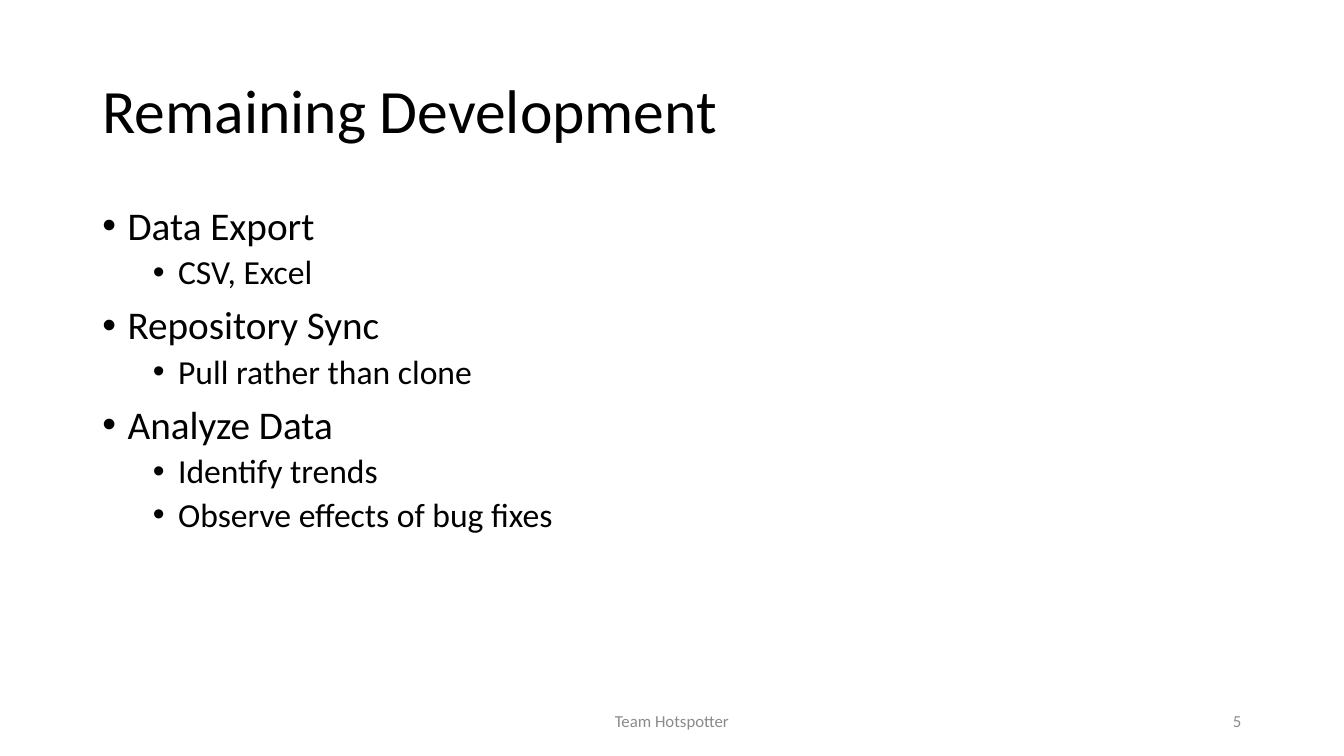
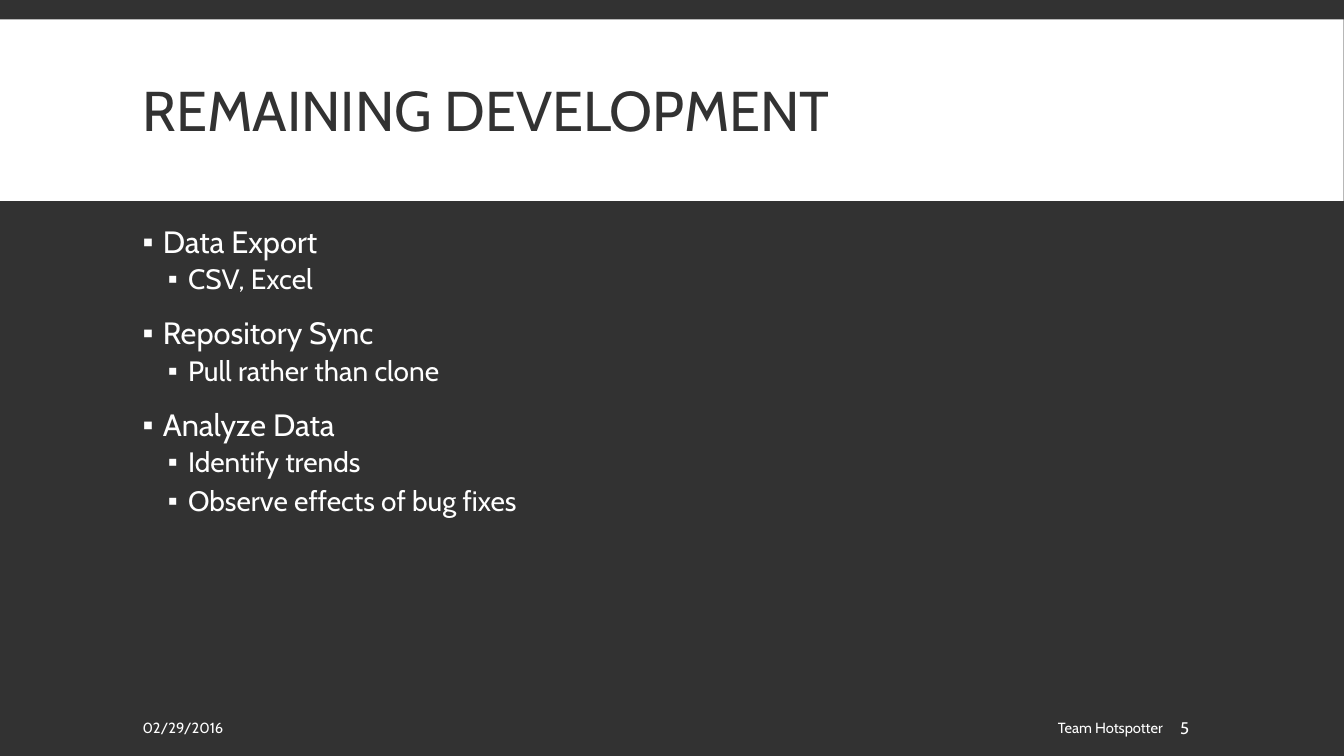
Before and after one commit to spesmit/hotspotter, a slide deck: slide 5 of Documentation/Presentations/Hotspotter Beta.pptx. Drawn at 1344x756 pixels with LibreOffice and Linux fonts; fonts in the diff are those of the drawing. Boxes give left, top, right and bottom in pixels: in the first picture for what was removed or moved away, otherwise in the second. Text is boxed around its words. In the diff, an @@ line names an element or a change of style, - is before the commit and + after.

Commit message:
added style

```diff
--- a/Documentation/Presentations/Hotspotter Beta.pptx
+++ b/Documentation/Presentations/Hotspotter Beta.pptx
@@ background #FFFFFF to #323232 @@
@@ rectangle added at box(0, 19, 1344, 201), fill #FFFFFF @@
@@ title at box(143, 91, 830, 132): text changed; size 44 to 40 pt; font Calibri to Cabin; text colour #000000 to #323232 @@
-Remaining Development
+REMAINING DEVELOPMENT
@@ text "Data Export": place and size @@
-text "Data Export" at box(128, 215, 552, 533)
+text "Data Export" at box(163, 231, 517, 518)
@@ text "Data Export" at box(163, 231, 517, 518): size 28 to 22 pt in "Data Export", "Repository Sync", "Analyze Data"; font Calibri to Cabin, text colour #000000 to #FFFFFF; size 24 to 20 pt in "CSV, Excel", "Pull rather than clone", "Identify trends", "Observe effects of bug fixes"; bullet • to ▪; more space between paragraphs @@
@@ text "Team Hotspotter": place and size @@
-text "Team Hotspotter" at box(615, 716, 729, 730)
+text "Team Hotspotter" at box(1058, 722, 1163, 737)
@@ text "Team Hotspotter" at box(1058, 722, 1163, 737): size 12 to 10.5 pt, font Calibri to Cabin, text colour #8C8C8C to #FFFFFF; alignment centre to right @@
@@ page number: place and size @@
-page number at box(1233, 716, 1241, 727)
+page number at box(1180, 722, 1189, 734)
@@ page number at box(1180, 722, 1189, 734): font Calibri to Cabin, text colour #8C8C8C to #FFFFFF; alignment right to left @@
@@ text added at box(143, 722, 224, 735), 10.5 pt, text #FFFFFF @@
+02/29/2016
```
Also in this commit, not shown: 5 other slides changed.
